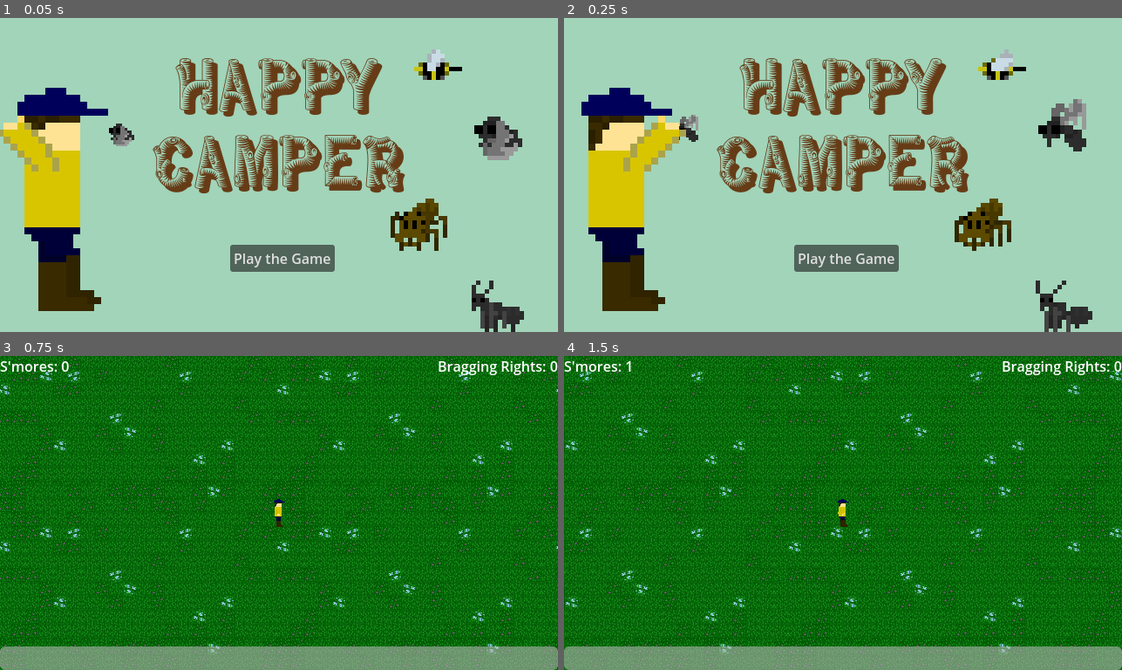
Above: before the commit, frames 1-4 (two rows, left to right).
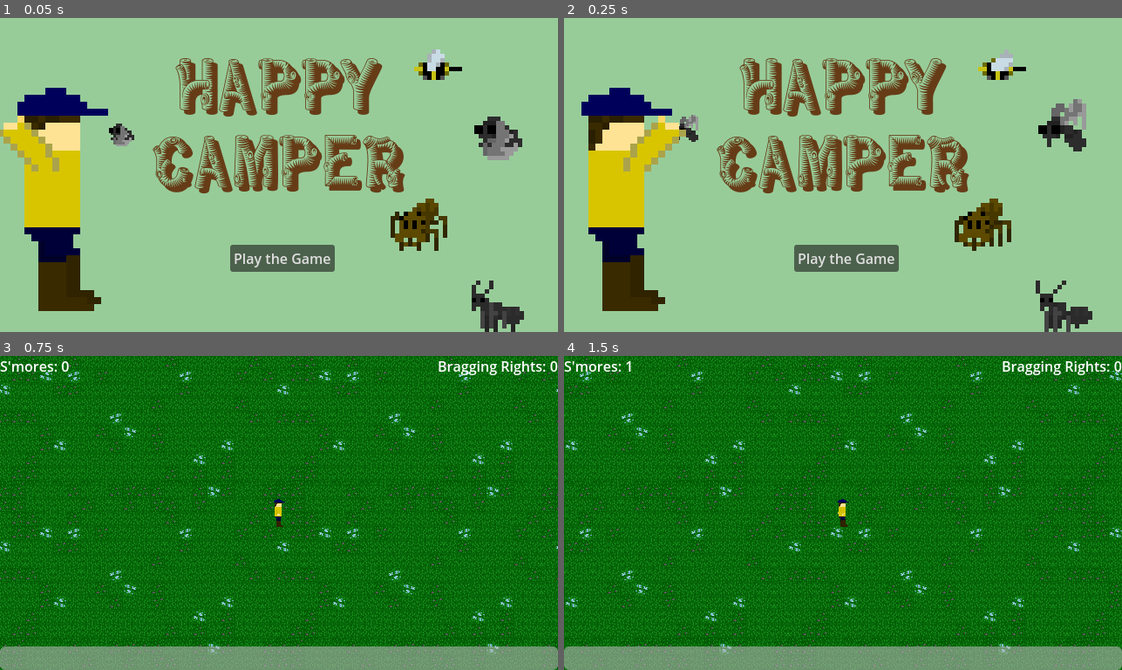
Above: after the commit, the same moments.

Repository: the-g-force/happy-camper
Game: Godot game, scene res://menu/main_menu.tscn
Same seed, same stepped clock (60 frames per second), same inputs: the game is played once before the commit and once after it. This scene is started directly instead of the project's main scene.
Inputs:
- Up to frame 1 (0.05 s): no input
- Up to frame 2 (0.25 s): no input
- Up to frame 3 (0.75 s): click "Play the Game" at 0.5 s
- Up to frame 4 (1.5 s): tap Enter at 1.25 s; hold Right (right) from 1.28 s (still down); tap ` (gain_smore) at 1.35 s

The runs differ from the first frame. In frame 1, 80% of the frame differs, in the area x 0-100%, y 0-100%; in frame 2, 80%; in frame 3, nothing differs; in frame 4, nothing differs.

Commit message:
Changed background color on menus

Diff:
--- a/project/menu/main_menu.tscn
+++ b/project/menu/main_menu.tscn
@@ -134,9 +134,10 @@
 script = ExtResource("1_kc27n")
 
 [node name="ColorRect" type="ColorRect" parent="."]
+layout_mode = 0
 offset_right = 650.0
 offset_bottom = 371.0
-color = Color(0.6308, 0.83, 0.72708, 1)
+color = Color(0.592, 0.8, 0.598933, 1)
 
 [node name="PlayButton" type="Button" parent="."]
 layout_mode = 1
--- a/project/menu/splashscreen.tscn
+++ b/project/menu/splashscreen.tscn
@@ -29,7 +29,7 @@
 layout_mode = 0
 offset_right = 650.0
 offset_bottom = 371.0
-color = Color(0.6308, 0.83, 0.72708, 1)
+color = Color(0.592, 0.8, 0.598933, 1)
 
 [node name="Label2" type="Label" parent="."]
 layout_mode = 0
